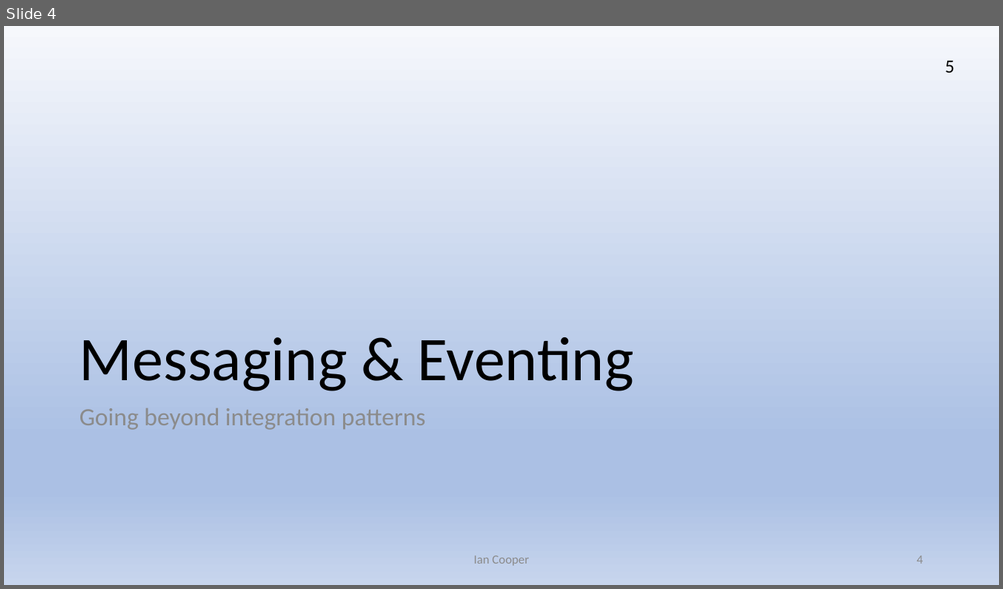
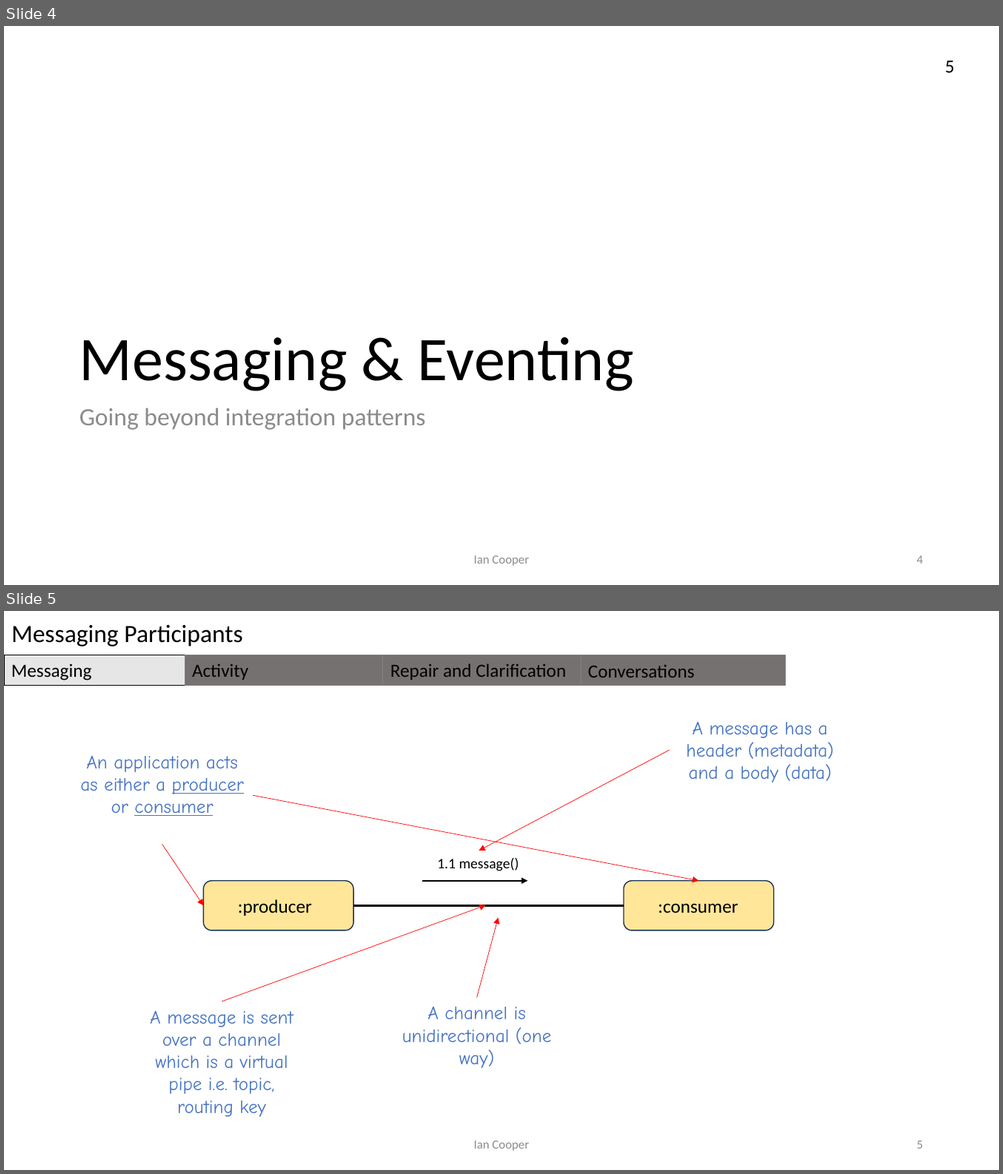
Before and after one commit to iancooper/Presentations, a slide deck: Conversation Patterns.pptx. Shown one above the other, each under a label of ours: slide 4 before the commit, slides 4 and 5 after it. The pictures are 1003x589 and 1003x1174 pixels, drawn with LibreOffice and Linux fonts; fonts in the diff are those of the drawing. Boxes give left, top, right and bottom in pixels: in the first picture for what was removed or moved away, otherwise in the second. Text is boxed around its words. In the diff, an @@ line names an element or a change of style, - is before the commit and + after.

```diff
--- a/Conversation Patterns.pptx
+++ b/Conversation Patterns.pptx
@@ slide 5 added at box(4, 611, 999, 1170), background #FFFFFF @@
@@ rectangle added at box(4, 611, 999, 655), fill #FFFFFF, 24 pt, text #000000 @@
+Messaging Participants
@@ rectangle added at box(4, 655, 185, 685), fill #E7E6E6, outline #000000 0.75 pt, 18 pt, text #000000 @@
+Messaging
@@ rectangle added at box(185, 655, 383, 685), fill #767171, outline #808080 0.75 pt, 18 pt, text #000000 @@
+Activity
@@ rectangle added at box(383, 655, 581, 685), fill #767171, outline #808080 0.75 pt, 18 pt, text #000000 @@
+Repair and Clarification
@@ rectangle added at box(580, 655, 786, 686), fill #767171, outline #808080 0.75 pt, 18 pt, text #000000 @@
+Conversations
@@ text added at box(686, 722, 834, 783), 18 pt, text #4472C4 @@
+A message has a header (metadata) and a body (data)
@@ text added at box(80, 756, 244, 816), 18 pt, text #4472C4 @@
+An application acts as either a producer or consumer
@@ arrow added from (669, 750) to (478, 851), #FF0000 0.5 pt @@
@@ arrow added from (253, 795) to (699, 881), #FF0000 0.5 pt @@
@@ arrow added from (162, 845) to (203, 906), #FF0000 0.5 pt @@
@@ text added at box(437, 858, 519, 871), 14 pt, text #000000 @@
+1.1 message()
@@ rounded rectangle added at box(203, 881, 353, 931), fill #FFE699, outline #1E3256 1 pt @@
@@ arrow added from (423, 881) to (528, 881), #000000 1.5 pt @@
@@ rounded rectangle added at box(623, 881, 774, 931), fill #FFE699, outline #1E3256 1 pt @@
@@ arrow added from (222, 1002) to (486, 906), #FF0000 0.5 pt @@
@@ text added at box(238, 900, 312, 916), 18 pt, text #000000 @@
+:producer
@@ line added from (353, 906) to (623, 906), #000000 2.5 pt @@
@@ arrow added from (477, 998) to (498, 917), #FF0000 0.5 pt @@
@@ text added at box(657, 903, 737, 914), 18 pt, text #000000 @@
+:consumer
@@ text added at box(402, 1007, 552, 1068), 18 pt, text #4472C4 @@
+A channel is unidirectional (one way)
@@ text added at box(150, 1011, 293, 1117), 18 pt, text #4472C4 @@
+A message is sent over a channel which is a virtual pipe i.e. topic, routing key
@@ text added at box(474, 1141, 529, 1151), 12 pt, text #8C8C8C @@
+Ian Cooper
@@ page number added at box(916, 1141, 922, 1149), 12 pt, text #8C8C8C @@
+5
@@ slide 4 changed as well @@
@@ background gradient #F6F8FC to #ABC0E4 to #C7D5ED to #FFFFFF @@
```
Also in this commit, not shown: 50 other slides changed, 1 other file.
